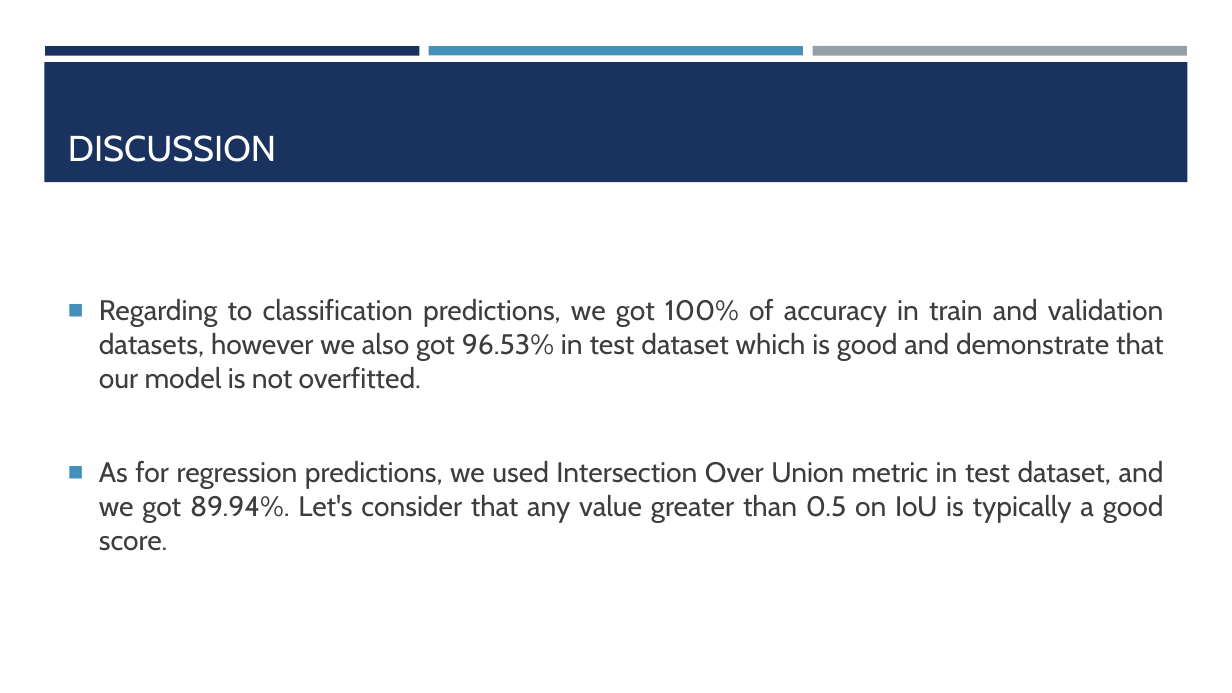
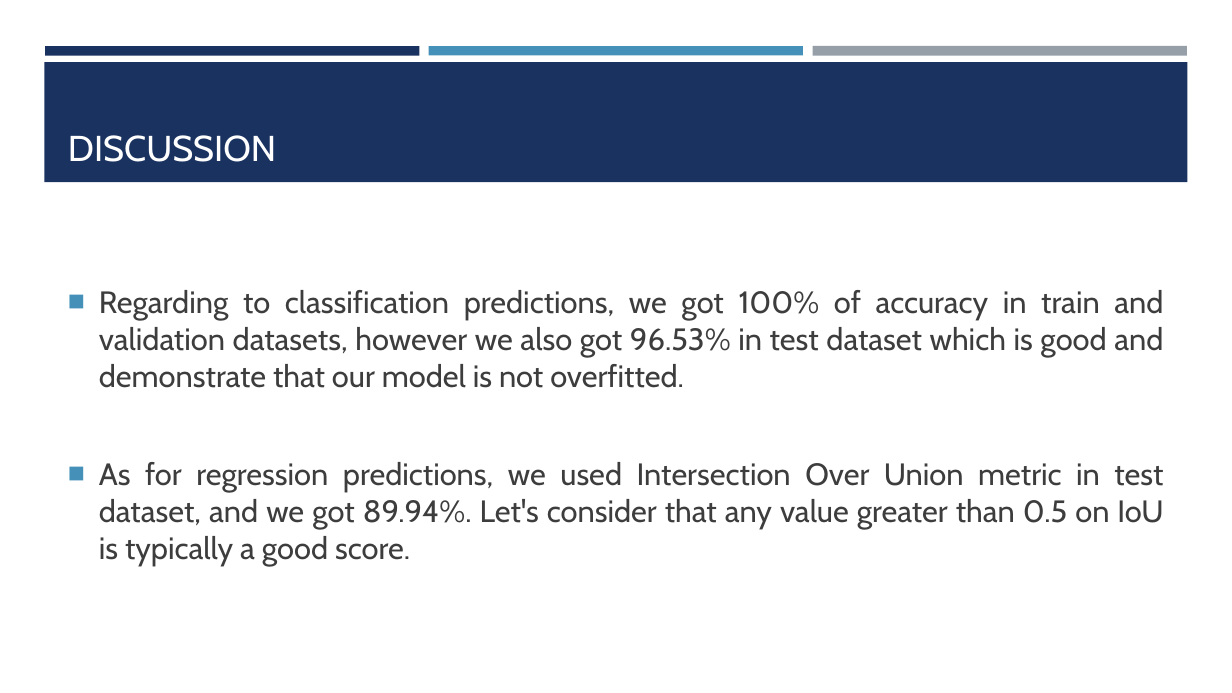
Before and after one commit to kompany04/Capstone_Project, a slide deck: slide 14 of Documents/BDM-3035.pptx. Drawn at 1232x693 pixels with LibreOffice and Linux fonts; fonts in the diff are those of the drawing. Boxes give left, top, right and bottom in pixels: in the first picture for what was removed or moved away, otherwise in the second. Text is boxed around its words. In the diff, an @@ line names an element or a change of style, - is before the commit and + after.

```diff
--- a/Documents/BDM-3035.pptx
+++ b/Documents/BDM-3035.pptx
@@ text "Regarding to classification predictions, we ..." at <box>99,290,1163,566</box>: size 22 to 24 pt @@
```
Also in this commit, not shown: 2 other slides changed, 2 slides added, 2 slides removed, 22 other files.
